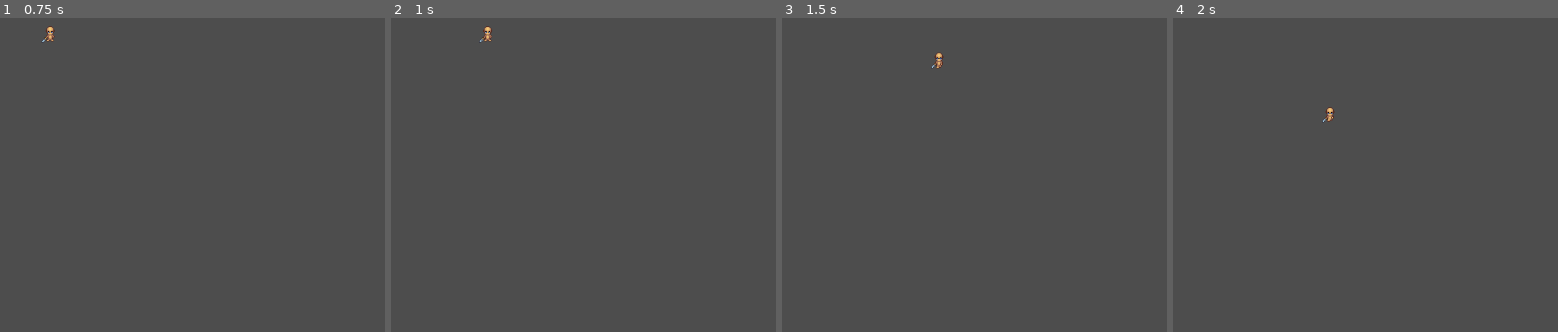
Above: before the commit, frames 1-4 (left to right).
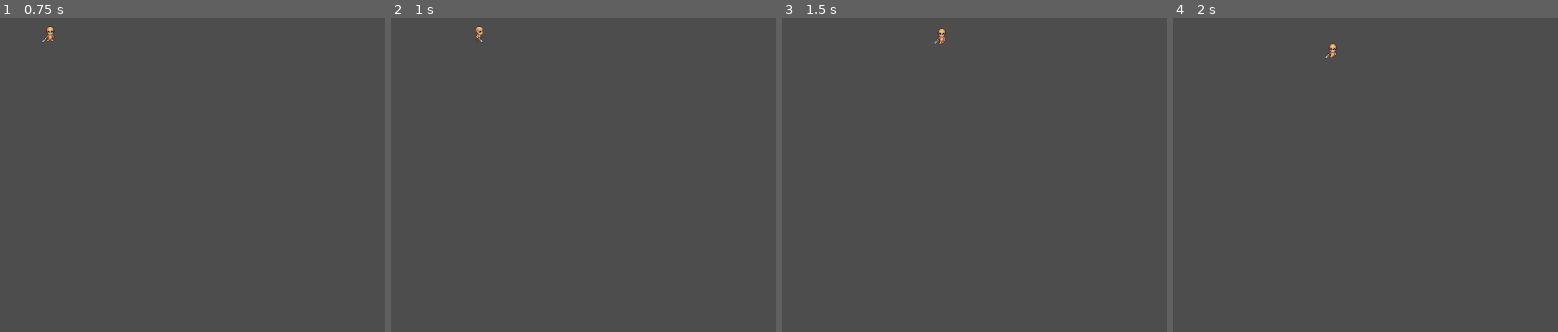
Above: after the commit, the same moments.

Repository: amoxley-developer/monster-survivors
Game: Godot game, scene res://scenes/player.tscn
Same seed, same stepped clock (60 frames per second), same inputs: the game is played once before the commit and once after it. The project has no main scene, so this scene is started directly.
Inputs:
- Up to frame 1 (0.75 s): tap Enter at 0.5 s; hold Right (right) from 0.53 s (still down); hold Space (dash) from 0.53 s (still down)
- Up to frame 2 (1 s): keep holding Right (right); keep holding Space (dash)
- Up to frame 3 (1.5 s): release Right (right) at 1.28 s; release Space (dash) at 1.28 s; hold Down (down) from 1.28 s (still down); tap Space (dash) at 1.35 s
- Up to frame 4 (2 s): keep holding Down (down)

Frame 1 is identical in both runs. In frame 2, 0.2% of the frame differs, in the area x 21-27%, y 2-8%; in frame 3, 0.2%, in the area x 38-43%, y 3-16%; in frame 4, 0.2%.

Commit message:
add dash delay

Diff:
--- a/scripts/state-machine/Player/DashState.gd
+++ b/scripts/state-machine/Player/DashState.gd
@@ -33,6 +33,8 @@
 
 
 func exit_state():
+	player.can_player_dash = false
+	player.start_dash_delay_timer()
 	var input_direction = Input.get_vector('left', 'right', 'up', 'down')
 	if input_direction == Vector2.ZERO:
 		player.change_state(IdleState)
--- a/scripts/state-machine/Player/IdleState.gd
+++ b/scripts/state-machine/Player/IdleState.gd
@@ -15,7 +15,7 @@
 	if Input.get_vector('up', 'down', 'left', 'right'):
 		player.change_state(MovingState)
 		return
-	if Input.is_action_pressed("dash"):
+	if Input.is_action_pressed("dash") and player.can_player_dash:
 		player.change_state(DashState)
 		return
 	handle_animation_timer(delta)
--- a/scripts/state-machine/Player/MovingState.gd
+++ b/scripts/state-machine/Player/MovingState.gd
@@ -9,7 +9,7 @@
 
 func handle_process(delta: float):
 	var direction = Input.get_vector('left', 'right', 'up', 'down')
-	if Input.is_action_pressed("dash"):
+	if Input.is_action_pressed("dash") and player.can_player_dash:
 		player.change_state(DashState)
 	elif direction == Vector2.ZERO:
 		player.change_state(IdleState)
--- a/scripts/state-machine/Player/player.gd
+++ b/scripts/state-machine/Player/player.gd
@@ -5,13 +5,20 @@
 	'LEFT': 'left',
 	'RIGHT': 'right',
 	'UP': 'up',
-	'DOWN': 'down'
+	'DOWN': 'down',
+	'UP_LEFT': 'up-left',
+	'UP_RIGHT': 'up-right',
+	'DOWN_LEFT': 'down-left',
+	'DOWN_RIGHT': 'down-right'
 }
 
 @export var IdleState: PlayerIdleState
 @export var PlayerAnimation: AnimatedSprite2D
 @export var walk_speed := 25
 @export var total_dash_distance := 100
+@export var dash_delay_length := 0.1
+@export var can_player_dash := true
+
 var CurrentState: PlayerState
 var cardinal_direction: String = CardinalDirections.get("DOWN")
 
@@ -28,3 +35,9 @@
 func _process(delta: float) -> void:
 	if CurrentState:
 		CurrentState.handle_process(delta)
+
+func start_dash_delay_timer():
+	get_tree().create_timer(dash_delay_length).timeout.connect(player_can_dash)
+
+func player_can_dash():
+	can_player_dash = true
